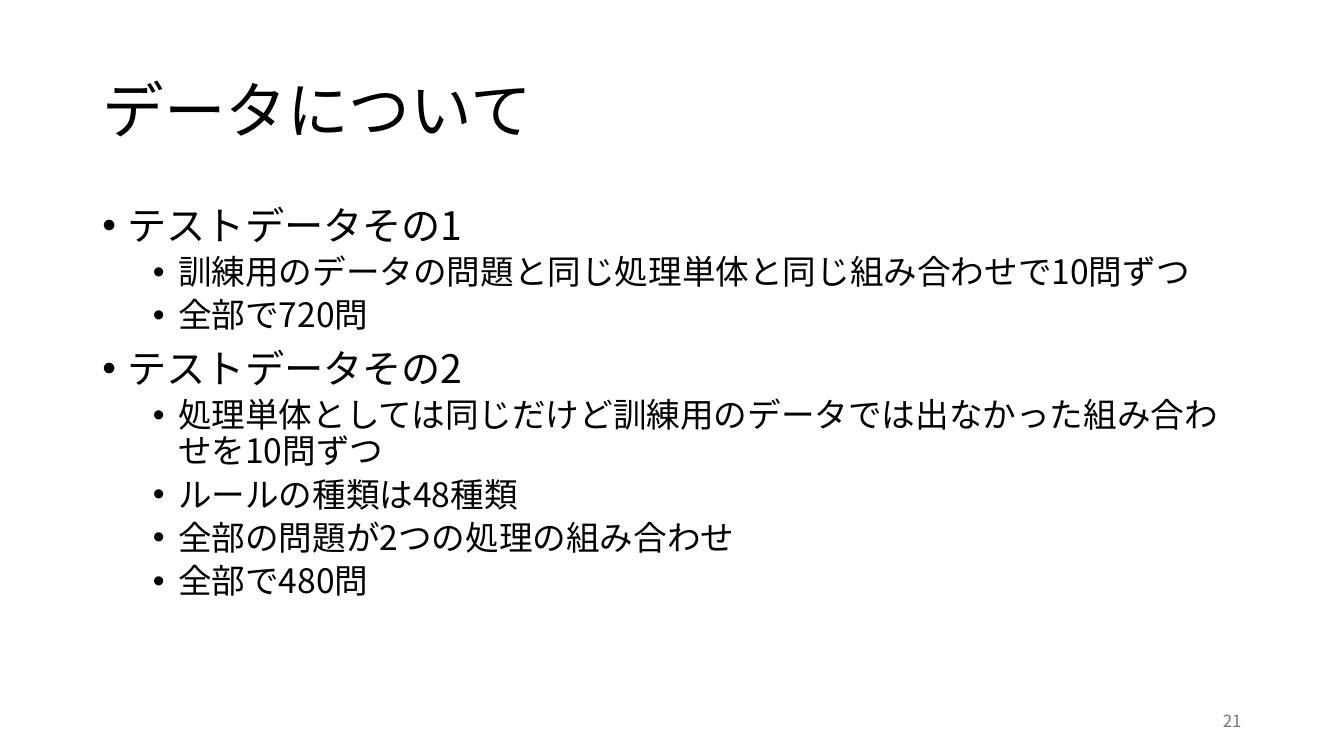
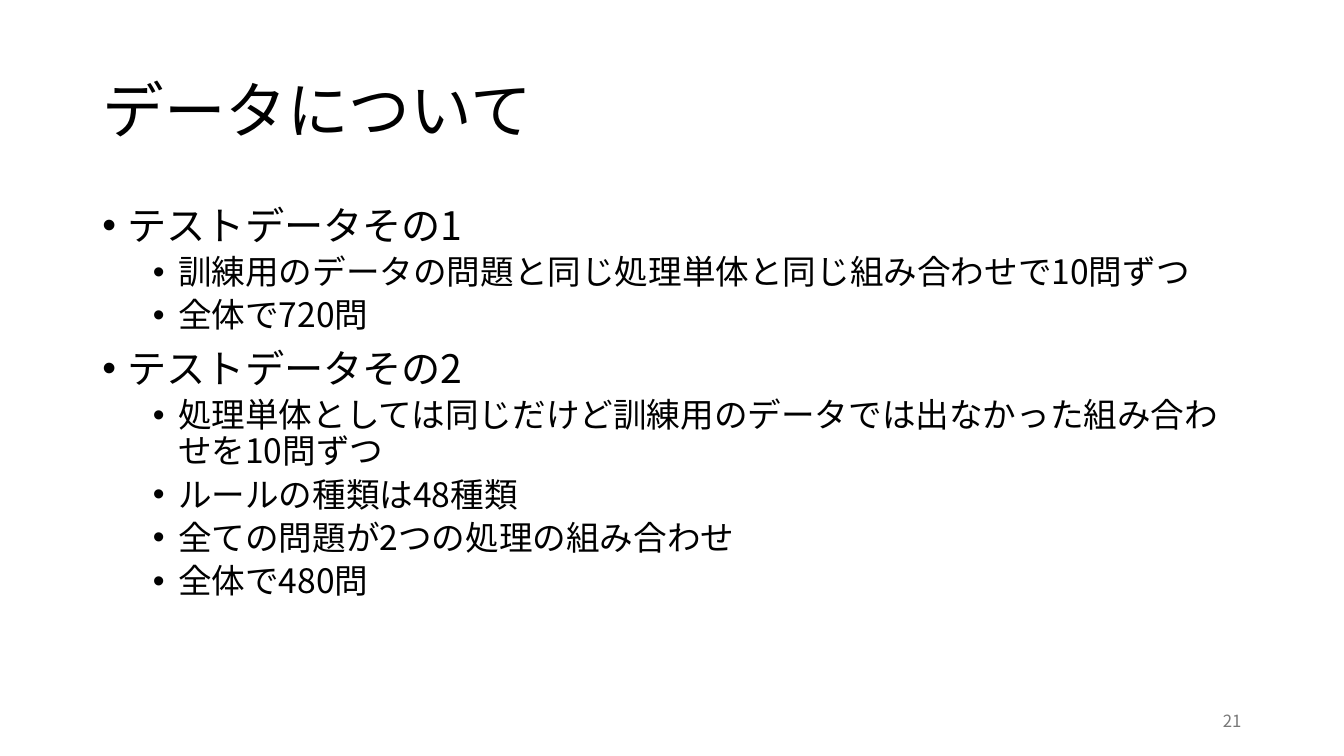
Before and after one commit to rollotea/array-task, a slide deck: slide 21 of 生成AIの追加学習による問題.pptx. Drawn at 1344x756 pixels with LibreOffice and Linux fonts; fonts in the diff are those of the drawing. Boxes give left, top, right and bottom in pixels: in the first picture for what was removed or moved away, otherwise in the second. Text is boxed around its words. In the diff, an @@ line names an element or a change of style, - is before the commit and + after.

```diff
--- a/生成AIの追加学習による問題.pptx
+++ b/生成AIの追加学習による問題.pptx
@@ text at [178, 298, 368, 330]: text changed @@
-  • 全部で720問
+  • 全体で720問
@@ text at [178, 521, 734, 596]: text changed @@
-  • 全部の問題が2つの処理の組み合わせ
-  • 全部で480問
+  • 全ての問題が2つの処理の組み合わせ
+  • 全体で480問
```
Also in this commit, not shown: 14 other slides changed, 1 slide added, 1 slide removed, 4 other files.
